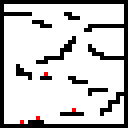
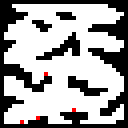
Layers edited between the first and the second 128 x 128 image:
painted on "level" over 4, 4, 124, 124
